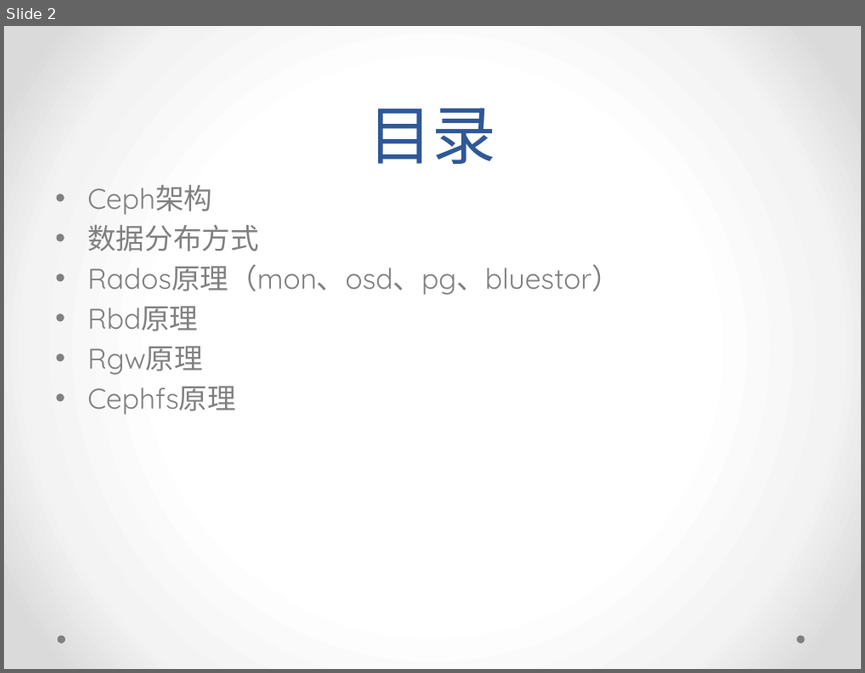
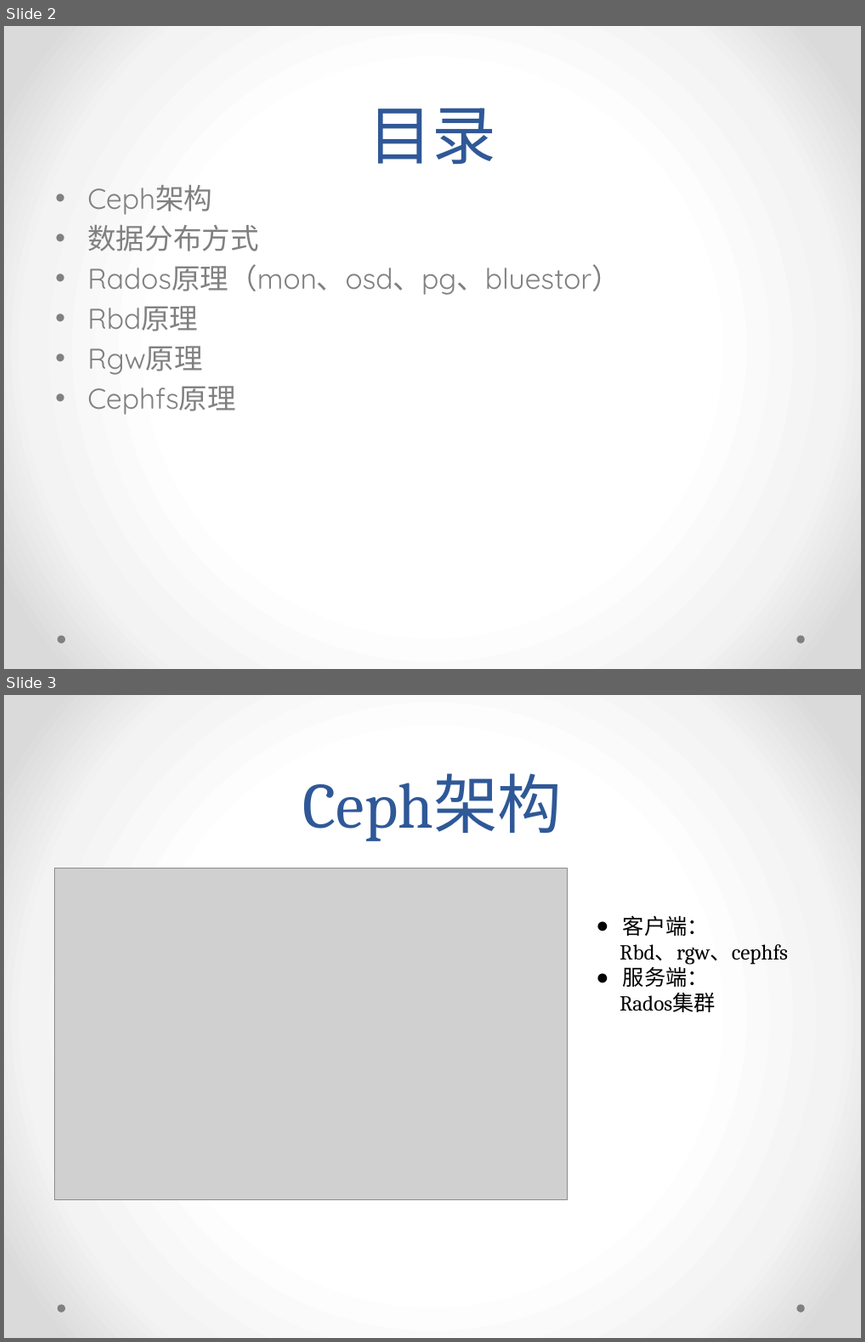
Before and after one commit to love-vicky/doc, a slide deck: ceph/ceph串讲.pptx. Shown one above the other, each under a label of ours: slide 2 before the commit, slides 2 and 3 after it. The pictures are 865x673 and 865x1342 pixels, drawn with LibreOffice and Linux fonts; fonts in the diff are those of the drawing; grey boxes stand for pictures. Boxes give left, top, right and bottom in pixels: in the first picture for what was removed or moved away, otherwise in the second. Text is boxed around its words. In the diff, an @@ line names an element or a change of style, - is before the commit and + after.

```diff
--- a/ceph/ceph串讲.pptx
+++ b/ceph/ceph串讲.pptx
@@ slide 3 added at box(4, 695, 861, 1338), background gradient #FFFFFF to #F4F4F4 to #DADADA; not listed: 2 template elements that a slide beside it also shows @@
@@ title added at box(302, 773, 562, 841), 54 pt, text #2F5897 @@
+Ceph架构
@@ picture added at box(54, 868, 567, 1200) @@
@@ text added at box(619, 915, 788, 1012), 18 pt, text #000000 @@
+● 客户端：
+Rbd、rgw、cephfs
+● 服务端：
+Rados集群
```
Also in this commit, not shown: 1 slide removed, 1 other file.
